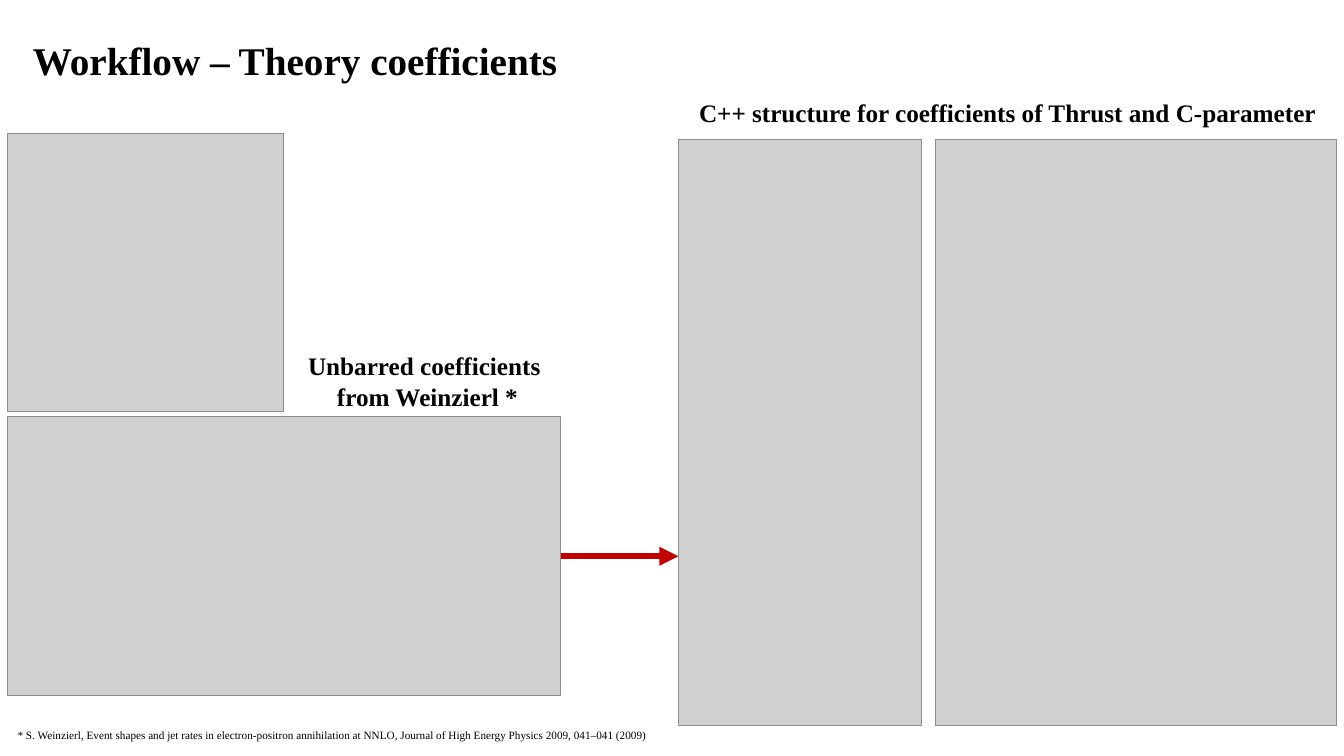
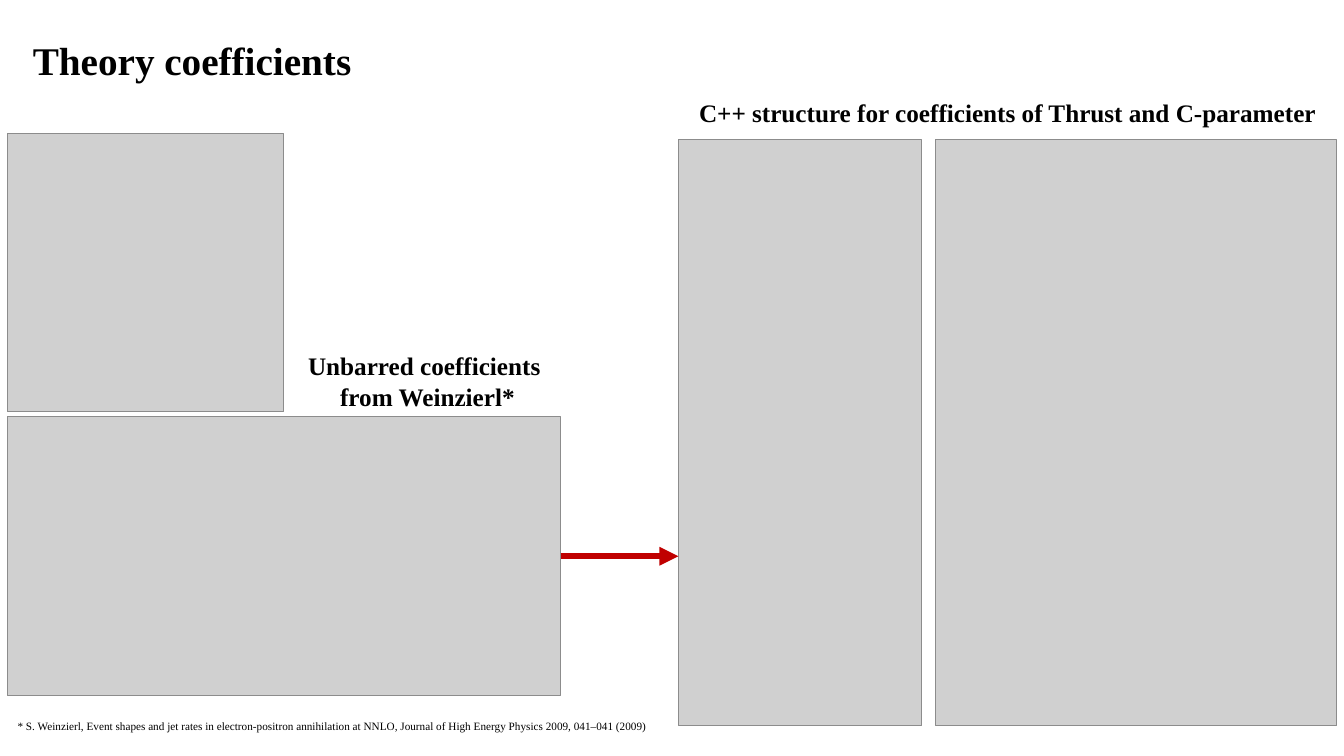
Before and after one commit to phil-mathew/HEP-Pheno-Project, a slide deck: slide 5 of MPI-AlphaS.pptx (slide 3 before the commit). Drawn at 1344x756 pixels with LibreOffice and Linux fonts; fonts in the diff are those of the drawing; grey boxes stand for pictures. Boxes give left, top, right and bottom in pixels: in the first picture for what was removed or moved away, otherwise in the second. Text is boxed around its words. In the diff, an @@ line names an element or a change of style, - is before the commit and + after.

```diff
--- a/MPI-AlphaS.pptx
+++ b/MPI-AlphaS.pptx
@@ title at (33,47,351,83): text changed @@
-Workflow – Theory coefficients
+Theory coefficients
@@ text at (340,388,515,407): spaces changed @@
-from Weinzierl *
+from Weinzierl*
@@ text "* S. Weinzierl, Event shapes ...": place and size @@
-text "* S. Weinzierl, Event shapes ..." at (26,731,646,742)
+text "* S. Weinzierl, Event shapes ..." at (26,722,646,732)
```
Also in this commit, not shown: 4 other slides changed, 7 slides added, 2 slides removed, 15 other files.
